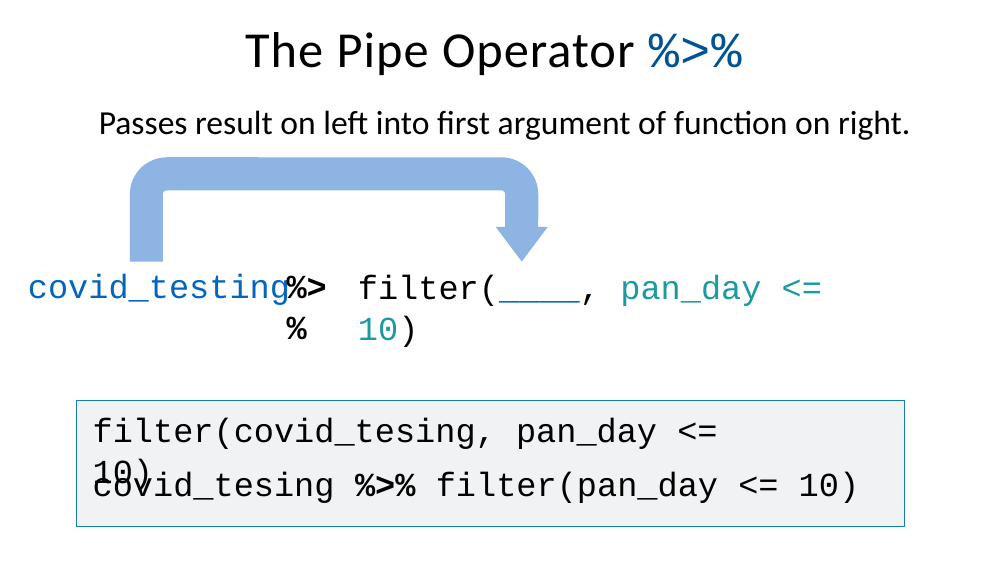
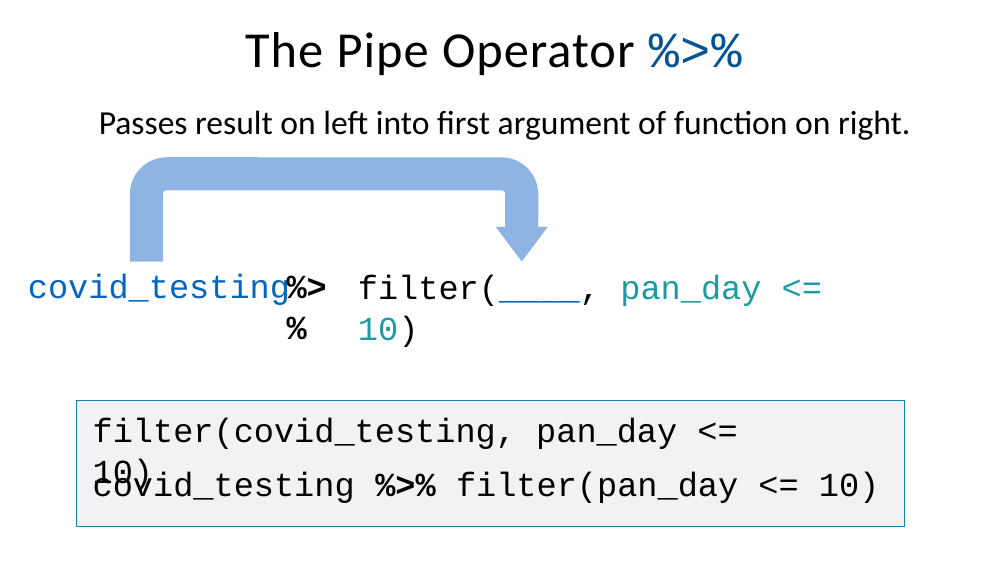
Before and after one commit to rsh52/intro-to-r-for-clinical-data-rmed2026, a slide deck: slide 20 of slides/03 - Transform.pptx. Drawn at 1008x567 pixels with LibreOffice and Linux fonts; fonts in the diff are those of the drawing. Boxes give left, top, right and bottom in pixels: in the first picture for what was removed or moved away, otherwise in the second. Text is boxed around its words. In the diff, an @@ line names an element or a change of style, - is before the commit and + after.

```diff
--- a/slides/03 - Transform.pptx
+++ b/slides/03 - Transform.pptx
@@ text at box(93, 418, 677, 492): text changed @@
-filter(covid_tesing, pan_day <= 10)
+filter(covid_testing, pan_day <= 10)
@@ text at box(93, 471, 879, 503): text changed @@
-covid_tesing %>% filter(pan_day <= 10)
+covid_testing %>% filter(pan_day <= 10)
```
